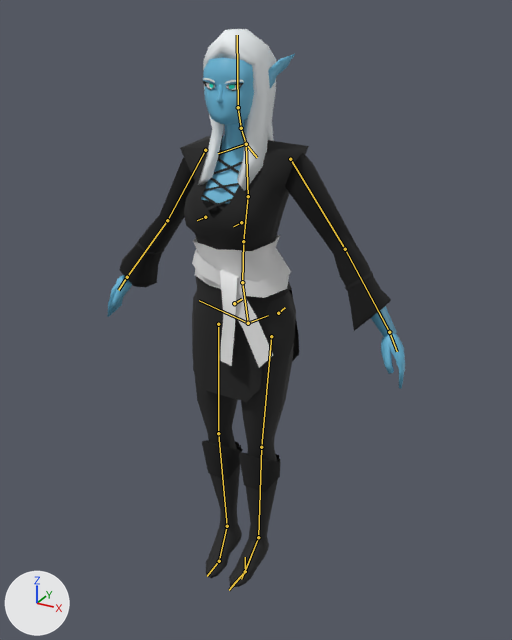
Before and after pictures for a commit that changed the Blender file Dancer-in-Shadow/Assets/Art/3D/PC/shinnareth11.blend.
Before and after are seen from a camera (50 mm lens) standing at (1.064, -1.848, 1.911) and looking at (0.016, 0.058, 0.958). Every picture has the same lights, and +X, +Y and +Z are marked at lower left. The bones that bend it are drawn over the model as lines.

Objects in the first picture: 'Body', 'Ears', 'Face', 'Hair', 'Shinna_Boots', 'Shinna_Clothing', 'Shinna_Hosen'.
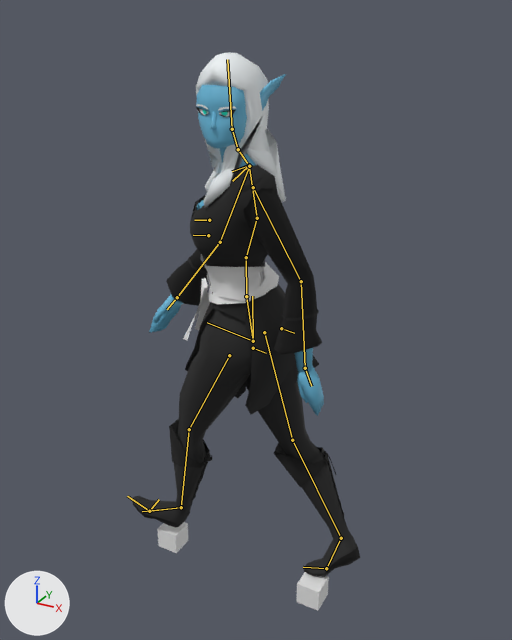
The newer file adds an action. The first version stands in its rest pose; the second is drawn at frame 11 of the action 'Walk_R'.

What differs and where, as boxes (x1, y1, x2, y2) in the pictures (512 x 640 px):
'Shinna_Clothing', posed (42% narrower, 6% shorter): before (120, 136, 391, 402); after (166, 165, 322, 414)
'Shinna_Boots', posed (186% wider, 8% taller): before (202, 440, 281, 587); after (132, 418, 360, 577)
'Shinna_Hosen', posed: before (192, 291, 296, 461); after (178, 331, 345, 521)
'Body', posed: before (107, 57, 405, 586); after (149, 85, 324, 416)
'Hair', posed (15% wider): before (198, 29, 276, 191); after (196, 53, 286, 208)
'Cube', now drawn: after (296, 572, 329, 611)
'Cube.001', now drawn: after (157, 522, 188, 553)
'Ears', posed (9% taller): before (268, 54, 295, 88); after (260, 74, 286, 111)
'Face', posed: before (203, 78, 244, 103); after (196, 104, 236, 130)
bone 'Hips', root to tip: before (248, 323) to (242, 282); after (253, 341) to (246, 296)
bone 'Spine2', root to tip: before (243, 241) to (248, 196); after (246, 257) to (257, 218)
bone 'Spine3', root to tip: before (248, 196) to (246, 144); after (257, 218) to (249, 165)
bone 'Toe.Rotation.L', root to tip: before (245, 571) to (229, 590); after (149, 511) to (127, 496)

The edits, one by one:
Bone 'Hips' (bone_hips) moves from (0.0, 0.0, 0.0) to (0.023, -0.057, 0.018).
Bone 'Hips' (bone_hips) turns from (0, 0, 0) to (67, -102, -58) degrees about its own x, y and z.
Bone 'Spine2' (bone_spine2) turns from (0, 0, 0) to (-6, 0, -4) degrees about its own x, y and z.
Bone 'Spine3' (bone_spine3) turns from (0, 0, 0) to (10, 0, 6) degrees about its own x, y and z.
Bone 'IK.Knee.L' (bone_ik_knee_l) moves from (0.0, 0.0, 0.0) to (-0.372, -0.312, -0.001).
Bone 'IK.Knee.L' (bone_ik_knee_l) turns from (0, 0, 0) to (19, 23, 63) degrees about its own x, y and z.
Bone 'IK.Back' (bone_ik_back) moves from (0.0, 0.0, 0.0) to (0.234, -0.129, 0.016).
Bone 'IK.Back' (bone_ik_back) turns from (0, 0, 0) to (0, 0, -26) degrees about its own x, y and z.
Bone 'IK.Knee.R' (bone_ik_knee_r) moves from (0.0, 0.0, 0.0) to (-0.532, -0.231, 0.155).
Bone 'IK.Knee.R' (bone_ik_knee_r) turns from (0, 0, 0) to (-2, 2, 90) degrees about its own x, y and z.
Bone 'IK.Head' (bone_ik_head) moves from (0.0, 0.0, 0.0) to (-0.024, -0.062, -0.006).
Bone 'IK.Head' (bone_ik_head) turns from (0, 0, 0) to (6, 0, 0) degrees about its own x, y and z.
Bone 'IK.Hand.L' (bone_ik_hand_l) moves from (0.0, 0.0, 0.0) to (0.267, 0.014, 0.091).
Bone 'IK.Hand.L' (bone_ik_hand_l) turns from (0, 0, 0) to (-21, 49, -25) degrees about its own x, y and z.
Bone 'IK.Elbow.L' (bone_ik_elbow_l) moves from (0.0, 0.0, 0.0) to (-0.216, -0.399, 0.171).
Bone 'IK.Elbow.L' (bone_ik_elbow_l) turns from (0, 0, 0) to (14, -3, 21) degrees about its own x, y and z.
Bone 'Toe.Rotation.L' (bone_toe_rotation_l) moves from (0.0, 0.0, 0.0) to (-0.461, -0.022, -0.06).
Bone 'Toe.Rotation.L' (bone_toe_rotation_l) turns from (0, 0, 0) to (-37, 5, 61) degrees about its own x, y and z.
Bone 'IK.Hand.R' (bone_ik_hand_r) moves from (0.0, 0.0, 0.0) to (-0.166, -0.024, -0.099).
Bone 'IK.Hand.R' (bone_ik_hand_r) turns from (0, 0, 0) to (7, 41, 1) degrees about its own x, y and z.
Bone 'IK.Elbow.R' (bone_ik_elbow_r) moves from (0.0, 0.0, 0.0) to (-0.238, 0.068, -0.081).
Bone 'IK.Elbow.R' (bone_ik_elbow_r) turns from (0, 0, 0) to (-14, 3, 21) degrees about its own x, y and z.
Bone 'Toe.Rotation.R' (bone_toe_rotation_r) moves from (0.0, 0.0, 0.0) to (0.376, -0.138, 0.004).
Bone 'Toe.Rotation.R' (bone_toe_rotation_r) turns from (0, 0, 0) to (-1, 10, 69) degrees about its own x, y and z.
Bone 'Toe.Pivot.R' (bone_toe_pivot_r) turns from (0, 0, 0) to (17, -5, 12) degrees about its own x, y and z.
